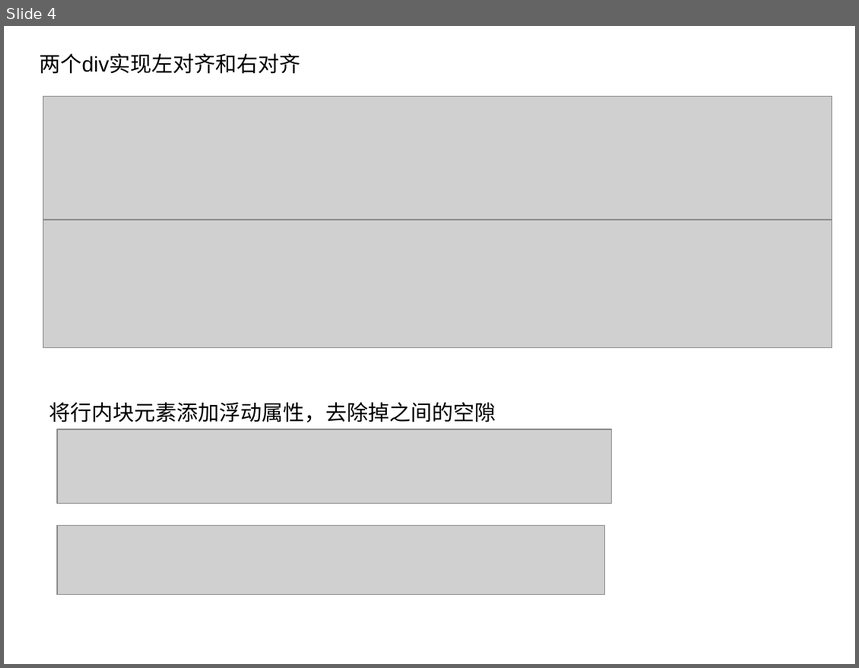
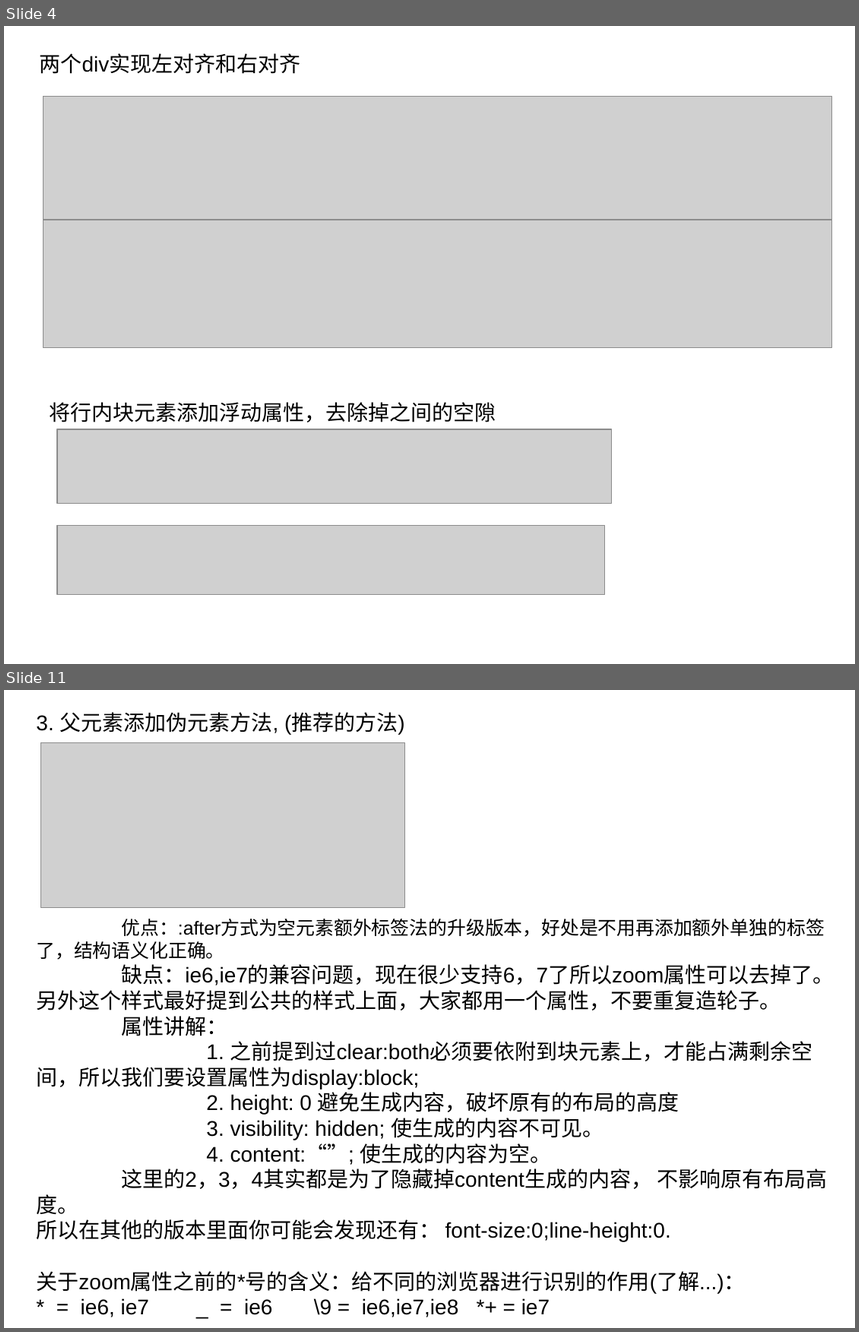
Before and after one commit to tiptophs/float, a slide deck: 浮动.ppt. Shown one above the other, each under a label of ours: slide 4 before the commit, slides 4 and 11 after it; the slides between them are not shown. The pictures are 859x668 and 859x1332 pixels, drawn with LibreOffice and Linux fonts; fonts in the diff are those of the drawing; grey boxes stand for pictures. Boxes give left, top, right and bottom in pixels: in the first picture for what was removed or moved away, otherwise in the second. Text is boxed around its words. In the diff, an @@ line names an element or a change of style, - is before the commit and + after.

```diff
--- a/浮动.ppt
+++ b/浮动.ppt
@@ slide 11 added at (4,690,855,1328), background #FFFFFF @@
@@ text added at (36,712,834,1318), 18 pt, text #000000 @@
+3. 父元素添加伪元素方法, (推荐的方法)
+优点：:after方式为空元素额外标签法的升级版本，好处是不用再添加额外单独的标签了，结构语义化正确。
+缺点：ie6,ie7的兼容问题，现在很少支持6，7了所以zoom属性可以去掉了。另外这个样式最好提到公共的样式上面，大家都用一个属性，不要重复造轮子。
+属性讲解：
+1. 之前提到过clear:both必须要依附到块元素上，才能占满剩余空间，所以我们要设置属性为display:block;
+2. height: 0 避免生成内容，破坏原有的布局的高度
+3. visibility: hidden; 使生成的内容不可见。
+4. content:“”; 使生成的内容为空。
+这里的2，3，4其实都是为了隐藏掉content生成的内容， 不影响原有布局高度。
+所以在其他的版本里面你可能会发现还有： font-size:0;line-height:0.
+关于zoom属性之前的*号的含义：给不同的浏览器进行识别的作用(了解...)：
+* = ie6, ie7 _ = ie6 \9 = ie6,ie7,ie8 *+ = ie7
@@ picture added at (40,742,405,908) @@
```
Also in this commit, not shown: 1 slide changed, 9 other slides added, 4 slides removed, 6 other files.
